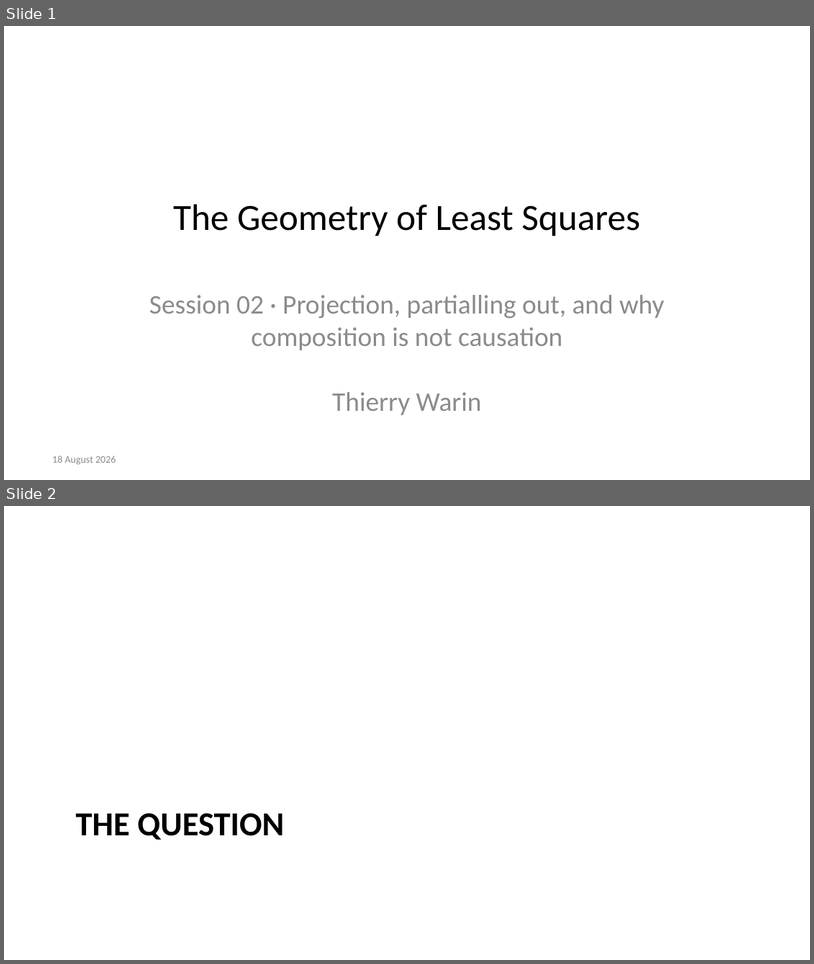
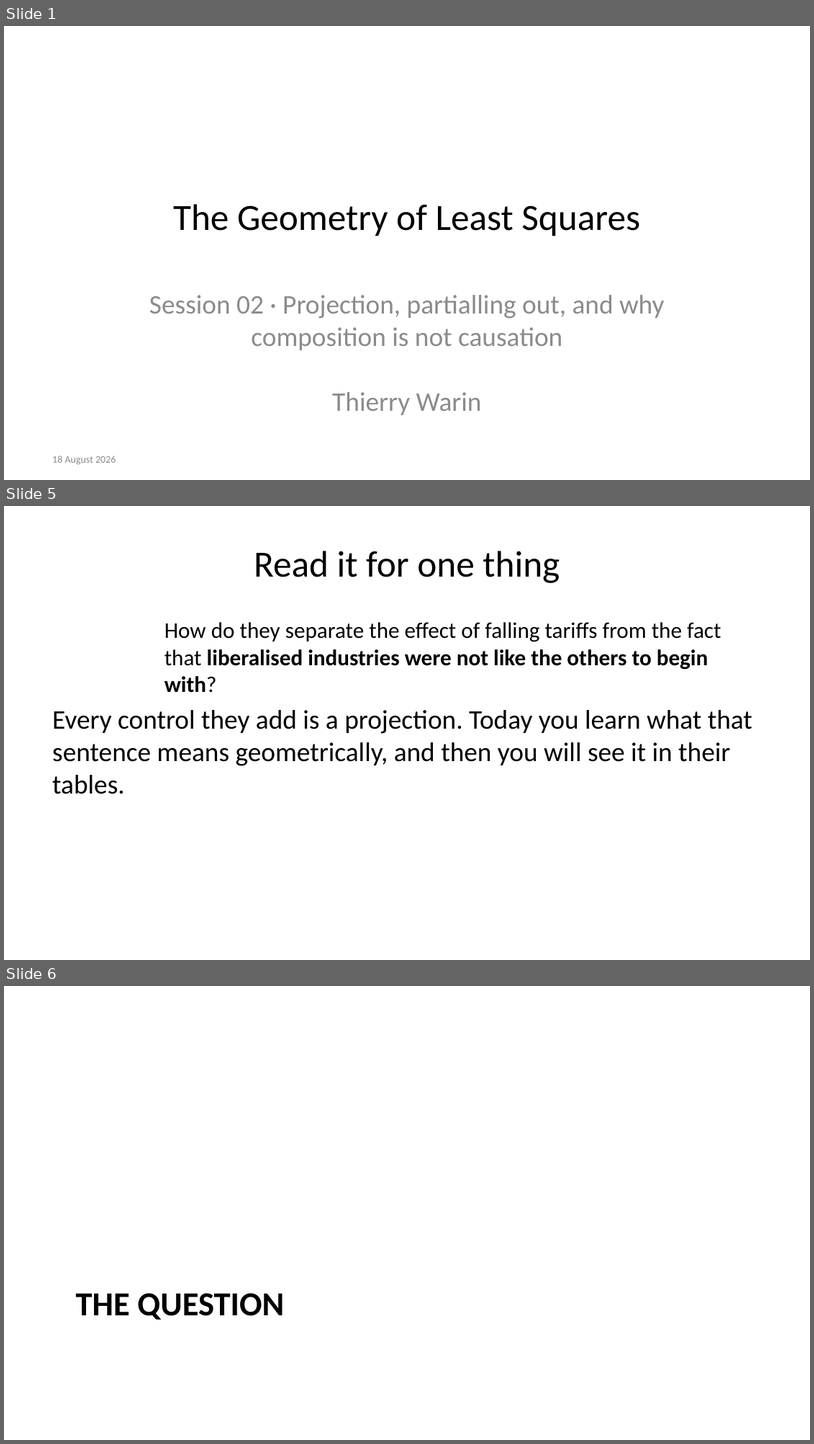
Before and after one commit to warint/quantitative-methods, a slide deck: 02-geometry-of-least-squares/slides.pptx. Shown one above the other, each under a label of ours: slides 1 and 2 before the commit, slides 1, 5 and 6 after it; the slides between them are not shown. The pictures are 814x964 and 814x1444 pixels, drawn with LibreOffice and Linux fonts; fonts in the diff are those of the drawing. Boxes give left, top, right and bottom in pixels: in the first picture for what was removed or moved away, otherwise in the second. Text is boxed around its words. In the diff, an @@ line names an element or a change of style, - is before the commit and + after.

```diff
--- a/02-geometry-of-least-squares/slides.pptx
+++ b/02-geometry-of-least-squares/slides.pptx
@@ slide 5 added at (x1=4, y1=506, x2=810, y2=960), background #FFFFFF @@
@@ title added at (x1=254, y1=551, x2=560, y2=583), 33 pt, text #000000 @@
+Read it for one thing
@@ text added at (x1=52, y1=622, x2=753, y2=794), 24 pt, text #000000 @@
+How do they separate the effect of falling tariffs from the fact that liberalised industries were not like the others to begin with?
+Every control they add is a projection. Today you learn what that sentence means geometrically, and then you will see it in their tables.
@@ what was slide 2 is now slide 6 @@
```
Also in this commit, not shown: 8 other slides added, 23 other files.
